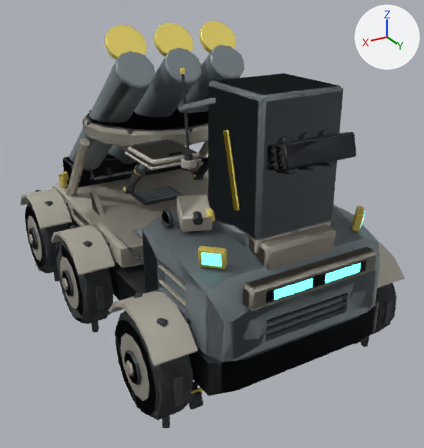
Renders of the FBX model unity/RogueCommandAssetAuthoring/Assets/RogueCommandExpansionSample/Models/SkyguardSAM_LODs.fbx from each side of a commit.
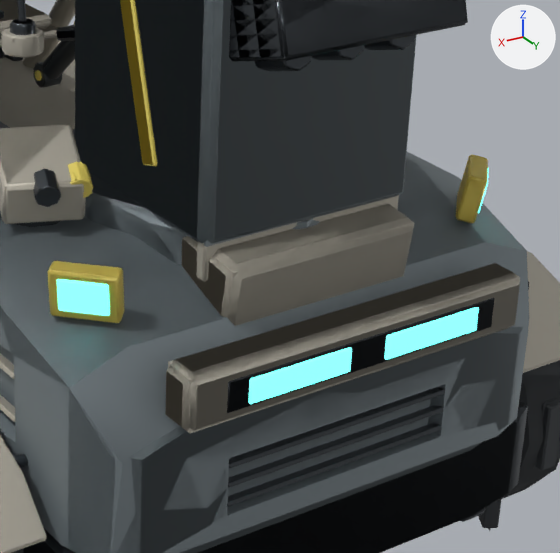
Old and new are each drawn whole from a camera (50 mm lens) standing at (2.41, 4.51, 3.07) and looking at (-0.11, 0.31, 0.97) and again close up on the part from 42% to 92% of the width and 33% to 79% of the height. Lighting does not change. The marker at upper right points along +X, +Y and +Z. The last two pictures show the newer version. Vertices at exactly the same position are counted once.

Names of what the first close-up shows: 'LOD0_SkyguardSAM_Batch_Emissive', 'LOD0_SkyguardSAM_Batch_Gunmetal', 'LOD0_SkyguardSAM_Batch_LightArmor', 'LOD0_SkyguardSAM_Batch_PrimaryArmor', 'LOD0_SkyguardSAM_Batch_Tread', 'LOD0_SkyguardSAM_Batch_Warning', 'LOD1_SkyguardSAM_Batch_Gunmetal', 'LOD1_SkyguardSAM_Batch_LightArmor', 'LOD1_SkyguardSAM_Batch_PrimaryArmor', 'LOD1_SkyguardSAM_Batch_Warning', 'LOD2_SkyguardSAM_Batch_LightArmor', 'LOD2_SkyguardSAM_Batch_PrimaryArmor', 'LOD2_SkyguardSAM_Batch_Warning' and 6 more.
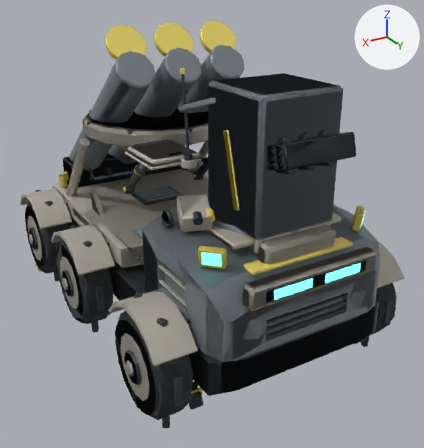
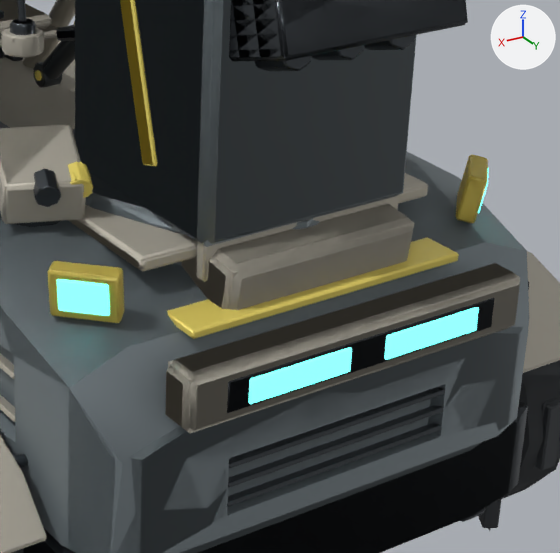
Changed parts and their boxes [x1, y1, x2, y2] in the close-ups (560 x 553 px):
'LOD0_SkyguardSAM_Batch_Warning', reshaped (mostly hidden)
    before: [35, 0, 488, 323]
    after: [35, 0, 488, 338]
'LOD1_SkyguardSAM_Batch_Warning', reshaped (mostly hidden)
    before: [39, 0, 488, 323]
    after: [39, 0, 488, 338]
'LOD2_SkyguardSAM_Batch_Warning', reshaped (mostly hidden)
    before: [38, 71, 487, 323]
    after: [38, 71, 487, 339]
part 1 of me_lod1_skyguardsam_batch_warning_mesh_001, added
    after: [192, 253, 459, 338]
part 2 of me_lod0_skyguardsam_batch_warning_mesh_001, added (yellow)
    after: [167, 237, 458, 338]
part 3 of me_lod2_skyguardsam_batch_warning_mesh_001, added
    after: [169, 254, 457, 339]
part 4 of me_lod1_skyguardsam_batch_lightarmor_mesh_001, added
    after: [140, 183, 427, 271]
part 5 of me_lod0_skyguardsam_batch_lightarmor_mesh_001, added
    after: [68, 173, 428, 272]

The change, as a diff of the scene's bpy script:
```diff
--- a/unity/RogueCommandAssetAuthoring/Assets/RogueCommandExpansionSample/Models/SkyguardSAM_LODs.fbx.py
+++ b/unity/RogueCommandAssetAuthoring/Assets/RogueCommandExpansionSample/Models/SkyguardSAM_LODs.fbx.py
@@ me_lod0_skyguardsam_batch_warning_mesh_001 @@
-me_lod0_skyguardsam_batch_warning_mesh_001.from_pydata(...)  # 1368 vertices, 1398 faces; spans x -0.94..0.94, y -1.55..1.74, z 0.28..2.67
+me_lod0_skyguardsam_batch_warning_mesh_001.from_pydata(...)  # 1392 vertices, 1424 faces; spans x -0.94..0.94, y -1.55..1.74, z 0.28..2.67
+# me_lod0_skyguardsam_batch_warning_mesh_001 part 2: a new loose piece of 24 vertices spanning x -0.44..0.44, y 1.59..1.74, z 1.25..1.28, in mat_skyguardsam_warning (yellow #f1dd6c)
 me_lod0_skyguardsam_batch_warning_mesh_001.materials.append(mat_skyguardsam_warning)
@@ me_lod0_skyguardsam_batch_lightarmor_mesh_001 @@
-me_lod0_skyguardsam_batch_lightarmor_mesh_001.from_pydata(...)  # 1544 vertices, 1562 faces; spans x -1.13..1.13, y -1.67..1.88, z 0.0..1.95
+me_lod0_skyguardsam_batch_lightarmor_mesh_001.from_pydata(...)  # 1568 vertices, 1588 faces; spans x -1.13..1.13, y -1.67..1.88, z 0.0..1.95
+# me_lod0_skyguardsam_batch_lightarmor_mesh_001 part 5: a new loose piece of 24 vertices spanning x -0.48..0.48, y 1.0..1.56, z 1.37..1.41, in mat_skyguardsam_lightarmor (grey #b8b3a6)
 me_lod0_skyguardsam_batch_lightarmor_mesh_001.materials.append(mat_skyguardsam_lightarmor)
@@ me_lod1_skyguardsam_batch_warning_mesh_001 @@
-me_lod1_skyguardsam_batch_warning_mesh_001.from_pydata(...)  # 717 vertices, 677 faces; spans x -0.94..0.94, y -1.55..1.74, z 0.28..2.67
+me_lod1_skyguardsam_batch_warning_mesh_001.from_pydata(...)  # 730 vertices, 689 faces; spans x -0.94..0.94, y -1.55..1.74, z 0.28..2.67
+# me_lod1_skyguardsam_batch_warning_mesh_001 part 1: a new loose piece of 16 vertices spanning x -0.44..0.44, y 1.6..1.73, z 1.25..1.28, in mat_skyguardsam_warning (yellow #f1dd6c)
+# other edits to the shape of me_lod1_skyguardsam_batch_warning_mesh_001 do not show in these pictures
 me_lod1_skyguardsam_batch_warning_mesh_001.materials.append(mat_skyguardsam_warning)
@@ me_lod2_skyguardsam_batch_warning_mesh_001 @@
 # verts and faces of me_lod2_skyguardsam_batch_warning_mesh_001; kept vertices keep their numbers, new ones are numbered from 391
-me_lod2_skyguardsam_batch_warning_mesh_001.from_pydata(...)  # 391 vertices, 313 faces; spans x -0.94..0.94, y -1.55..1.74, z 0.28..2.67
+me_lod2_skyguardsam_batch_warning_mesh_001.from_pydata(...)  # 399 vertices, 319 faces; spans x -0.94..0.94, y -1.55..1.74, z 0.28..2.67
+# me_lod2_skyguardsam_batch_warning_mesh_001 part 3
+verts[391] = (-0.44, 1.6, 1.25)
+verts[392] = (-0.44, 1.6, 1.27)
+verts[393] = (-0.44, 1.73, 1.25)  # pixel (457, 260)
+verts[394] = (-0.44, 1.73, 1.27)  # pixel (458, 253)
+for new, old in zip([*range(395, 399)], [*range(391, 395)]): verts[new] = verts[old] + (0.88, 0.0, 0.0)
+faces += [(391, 393, 397, 395), (391, 392, 394, 393), (391, 395, 396, 392), (392, 396, 398, 394), (393, 394, 398, 397), (395, 397, 398, 396)]
 me_lod2_skyguardsam_batch_warning_mesh_001.materials.append(mat_skyguardsam_warning)
@@ me_lod1_skyguardsam_batch_lightarmor_mesh_001 @@
-me_lod1_skyguardsam_batch_lightarmor_mesh_001.from_pydata(...)  # 813 vertices, 770 faces; spans x -1.13..1.13, y -1.67..1.88, z 0.0..1.95
+me_lod1_skyguardsam_batch_lightarmor_mesh_001.from_pydata(...)  # 826 vertices, 780 faces; spans x -1.13..1.13, y -1.67..1.88, z 0.0..1.95
+# me_lod1_skyguardsam_batch_lightarmor_mesh_001 part 4: a new loose piece of 20 vertices spanning x -0.48..0.48, y 1.0..1.56, z 1.37..1.41, in mat_skyguardsam_lightarmor (grey #b8b3a6)
+# other edits to the shape of me_lod1_skyguardsam_batch_lightarmor_mesh_001 do not show in these pictures
 me_lod1_skyguardsam_batch_lightarmor_mesh_001.materials.append(mat_skyguardsam_lightarmor)
```
